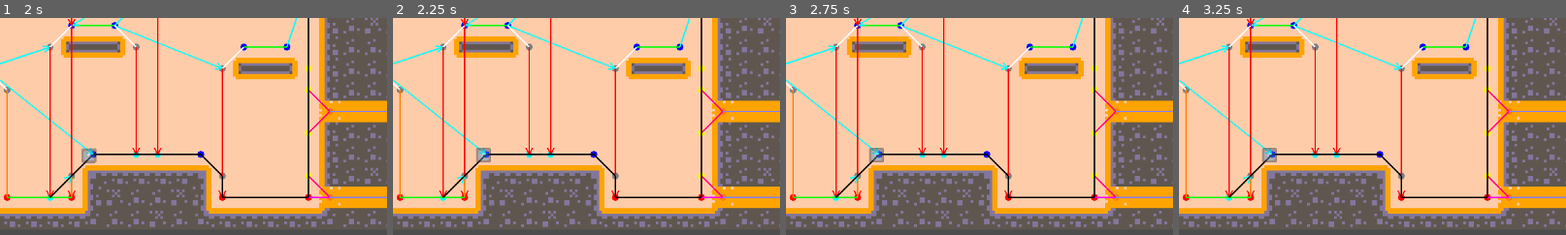
Above: before the commit, frames 1-4 (left to right).
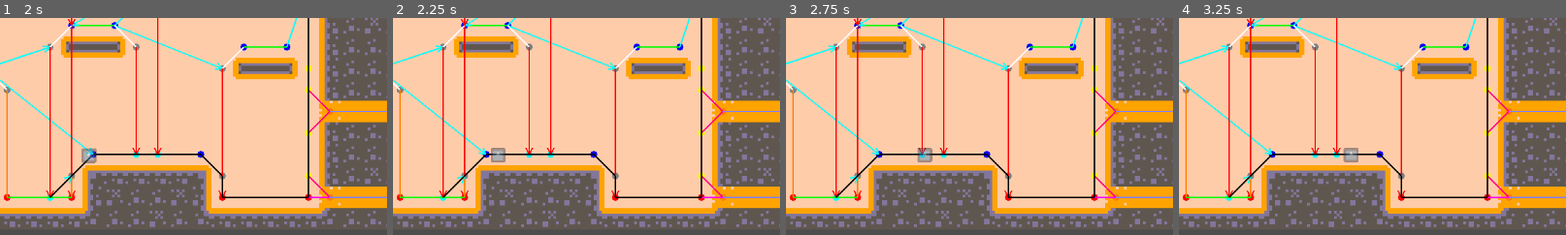
Above: after the commit, the same moments.

Repository: marolmmar1/TFG
Game: Godot game, scene res://Develop/Bioma.tscn
The game is run twice, just before and just after one commit, with the same random seed, the same clock (stepped at 60 frames per second) and the same inputs. The engine's default icon, where the game draws it, is replaced by a stand-in: a white triangle on a blue panel in a dark square.
Inputs:
- Up to frame 1 (2 s): no input
- Up to frame 2 (2.25 s): no input
- Up to frame 3 (2.75 s): no input
- Up to frame 4 (3.25 s): no input
The pictures show only the part of the screen within x 3-53%, y 50-100%; the shares and areas given below are measured in that part.

Frame 1 is identical in both runs. In frame 2, 0.5% of the frame differs, in the area x 21-30%, y 59-67%; in frame 3, 0.5%; in frame 4, 0.5%, in the area x 21-47%, y 59-67%.

Commit message:
quick bug fix

Diff:
--- a/Creatures/GroundCreature/ground_creature_ai.gd
+++ b/Creatures/GroundCreature/ground_creature_ai.gd
@@ -168,11 +168,11 @@
 		Edge.MovementType.CRAWL:
 			crawl(next_node)
 		Edge.MovementType.SWITCH_CLIMBING:
-			switch_climbing(next_node, path[path_index].from)
+			switch_climbing(next_node)
 		Edge.MovementType.SWITCH_CRAWL_WALK:
-			switch_crawl_walk(next_node, path[path_index].from)
+			switch_crawl_walk(next_node)
 		Edge.MovementType.SWITCH_CRAWL_CLIMB:
-			switch_crawl_climb(next_node, path[path_index].from)
+			switch_crawl_climb(next_node)
 		Edge.MovementType.JUMP:
 			jump(next_node)
 		Edge.MovementType.FALL:
@@ -188,16 +188,14 @@
 func crawl(next_node):
 	controller.queue_change_state(controller.crawl_state, {"target node": astar_graph.tmhelper.to_world_position(next_node)})
 
-func switch_climbing(next_node, source_node):
-	controller.queue_change_state(controller.switch_climbing_state, {"target node": astar_graph.tmhelper.to_world_position(next_node), "source node": astar_graph.tmhelper.to_world_position(source_node)})
-
-func switch_crawl_walk(next_node, source_node):
-	controller.queue_change_state(controller.switch_crawl_walk_state, {"target node": astar_graph.tmhelper.to_world_position(next_node), "source node": astar_graph.tmhelper.to_world_position(source_node), \
-	"current state": "crawl" if controller.current_state == controller.crawl_state else "walk"})
-
-func switch_crawl_climb(next_node, source_node):
-	controller.queue_change_state(controller.switch_crawl_climb_state, {"target node": astar_graph.tmhelper.to_world_position(next_node), "source node": astar_graph.tmhelper.to_world_position(source_node), \
-	"current state": "crawl" if controller.current_state == controller.crawl_state else "climb"})
+func switch_climbing(next_node):
+	controller.queue_change_state(controller.switch_climbing_state, {"target node": astar_graph.tmhelper.to_world_position(next_node)})
+
+func switch_crawl_walk(next_node):
+	controller.queue_change_state(controller.switch_crawl_walk_state, {"target node": astar_graph.tmhelper.to_world_position(next_node)})
+
+func switch_crawl_climb(next_node):
+	controller.queue_change_state(controller.switch_crawl_climb_state, {"target node": astar_graph.tmhelper.to_world_position(next_node)})
 
 func jump(next_node):
 	if controller.position.distance_to(astar_graph.tmhelper.to_world_position(next_node)) < unnecessary_jump_threshold:
--- a/Creatures/States/walk_state.gd
+++ b/Creatures/States/walk_state.gd
@@ -18,7 +18,7 @@
 	controller.velocity.x = (target_node - controller.position).normalized().x * speed
 	controller.velocity.y = (target_node - controller.position).normalized().y * fix_speed
 
-
+	controller.move_and_slide()
 
 	if not controller.check_is_on_floor():
 		on_change_state.emit(fall_state, {})
